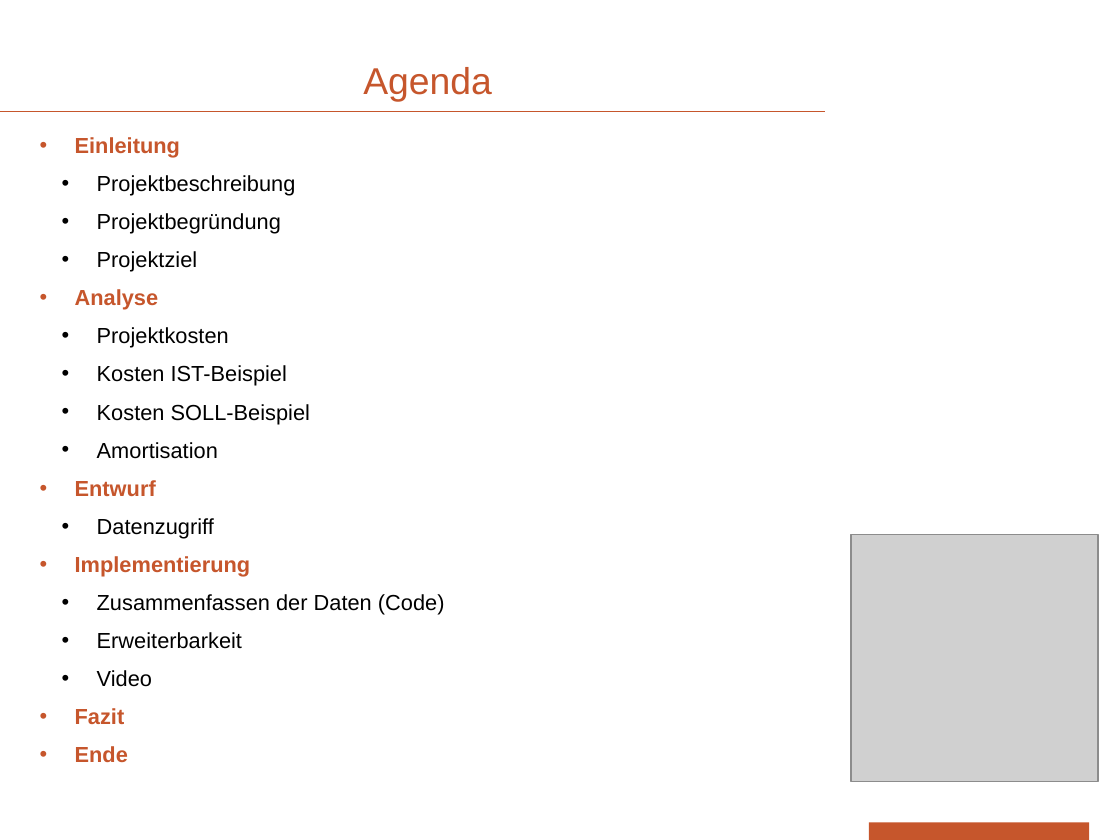
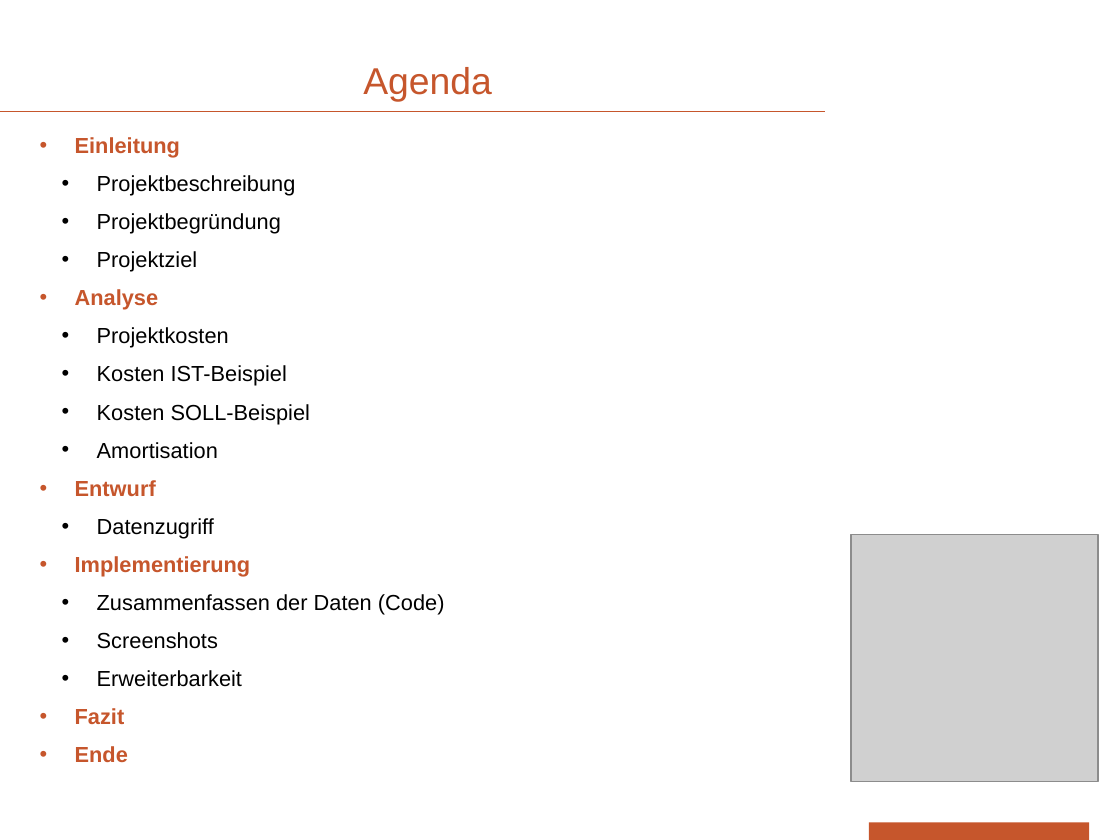
Before and after one commit to devonik/myownpage, a slide deck: slide 2 of PräsentationOhneVideo.pptx. Drawn at 1120x840 pixels with LibreOffice and Linux fonts; fonts in the diff are those of the drawing; grey boxes stand for pictures; background and template pictures are left out. Boxes give left, top, right and bottom in pixels: in the first picture for what was removed or moved away, otherwise in the second. Text is boxed around its words. In the diff, an @@ line names an element or a change of style, - is before the commit and + after.

```diff
--- a/PräsentationOhneVideo.pptx
+++ b/PräsentationOhneVideo.pptx
@@ text at box(97, 632, 218, 649): paragraph added @@
+  • Screenshots
@@ text at box(97, 670, 152, 687): paragraph removed @@
-  • Video
```
Also in this commit, not shown: 2 other slides changed, 1 slide added, 1 slide removed.
